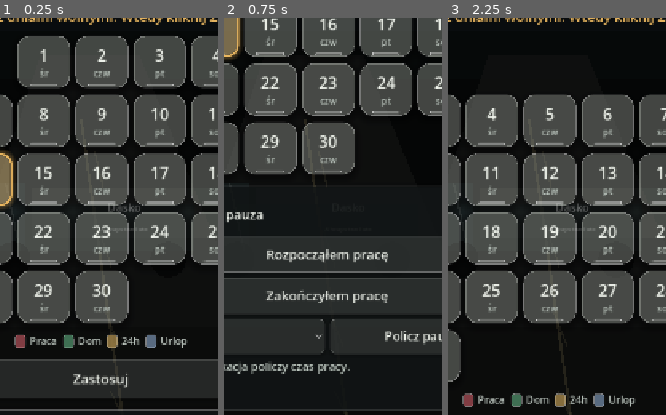
Above: before the commit, frames 1-3 (left to right).
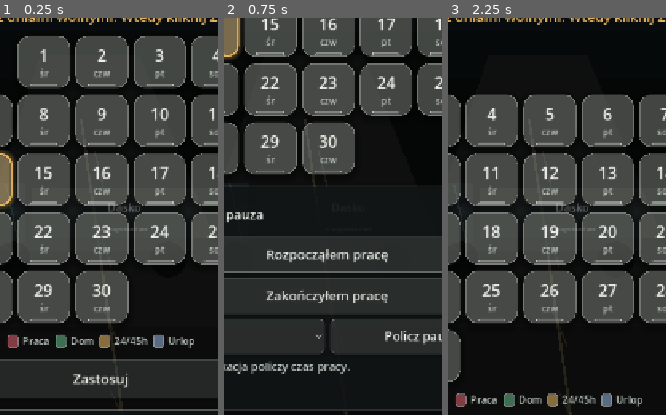
Above: after the commit, the same moments.

Repository: ElKlient/IDOL-Genesis
Game: Godot game, scene res://scenes/main.tscn
Same seed, same stepped clock (60 frames per second), same inputs: the game is played once before the commit and once after it.
Inputs:
- Up to frame 1 (0.25 s): no input
- Up to frame 2 (0.75 s): click "Zapisz i zamknij" at 0.5 s
- Up to frame 3 (2.25 s): click "Ustawienia" at 1.25 s; click "<" at 2 s
The pictures show only the part of the screen within x 25-75%, y 43-93%; the shares and areas given below are measured in that part.

The runs differ from the first frame. In frame 1, 1.7% of the frame differs, in the area x 3-89%, y 79-84%; in frame 2, nothing differs; in frame 3, 1.7%, in the area x 3-89%, y 94-98%.

Commit message:
Show merged rest days as 45h

Diff:
--- a/scripts/main.gd
+++ b/scripts/main.gd
@@ -576,7 +576,7 @@
 	legend.alignment = BoxContainer.ALIGNMENT_CENTER
 	legend.add_child(_legend_item(COLOR_WORK, "Praca"))
 	legend.add_child(_legend_item(COLOR_HOME, "Dom"))
-	legend.add_child(_legend_item(COLOR_REST, "24h"))
+	legend.add_child(_legend_item(COLOR_REST, "24/45h"))
 	legend.add_child(_legend_item(COLOR_VACATION, "Urlop"))
 	return legend
 
@@ -1269,7 +1269,7 @@
 			int(counts["home"]),
 			int(counts["rest"]),
 			int(counts["vacation"]),
-			_state_name(today_state),
+			_state_name_for_day(today_day_index, today_state),
 			change_days,
 			calculator.cycle_label(),
 		]
@@ -1376,7 +1376,7 @@
 	var weekday_label := _tile_label(_weekday_short_for_day_index(day_index), _tile_weekday_font_size(), COLOR_TEXT_MUTED)
 	box.add_child(weekday_label)
 
-	var state_name := _state_short_name(state)
+	var state_name := _state_short_name_for_day(day_index, state)
 	if not state_name.is_empty():
 		box.add_child(_tile_label(state_name, _tile_badge_font_size(), COLOR_TEXT))
 	elif has_note:
@@ -1772,6 +1772,12 @@
 	return "pusty dzień"
 
 
+func _state_name_for_day(day_index: int, state: int) -> String:
+	if state == ScheduleCalculator.DayState.REST and _rest_connects_to_neighbor(day_index):
+		return "pauza 45h"
+	return _state_name(state)
+
+
 func _state_short_name(state: int) -> String:
 	match state:
 		ScheduleCalculator.DayState.WORK:
@@ -1783,6 +1789,19 @@
 		ScheduleCalculator.DayState.VACATION:
 			return "Urlop"
 	return ""
+
+
+func _state_short_name_for_day(day_index: int, state: int) -> String:
+	if state == ScheduleCalculator.DayState.REST and _rest_connects_to_neighbor(day_index):
+		return "45h"
+	return _state_short_name(state)
+
+
+func _rest_connects_to_neighbor(day_index: int) -> bool:
+	return (
+		_visual_state_for_day(day_index - 1, _date_key_from_day_index(day_index - 1)) == ScheduleCalculator.DayState.REST
+		or _visual_state_for_day(day_index + 1, _date_key_from_day_index(day_index + 1)) == ScheduleCalculator.DayState.REST
+	)
 
 
 func _state_color(state: int, in_month: bool = true) -> Color:
